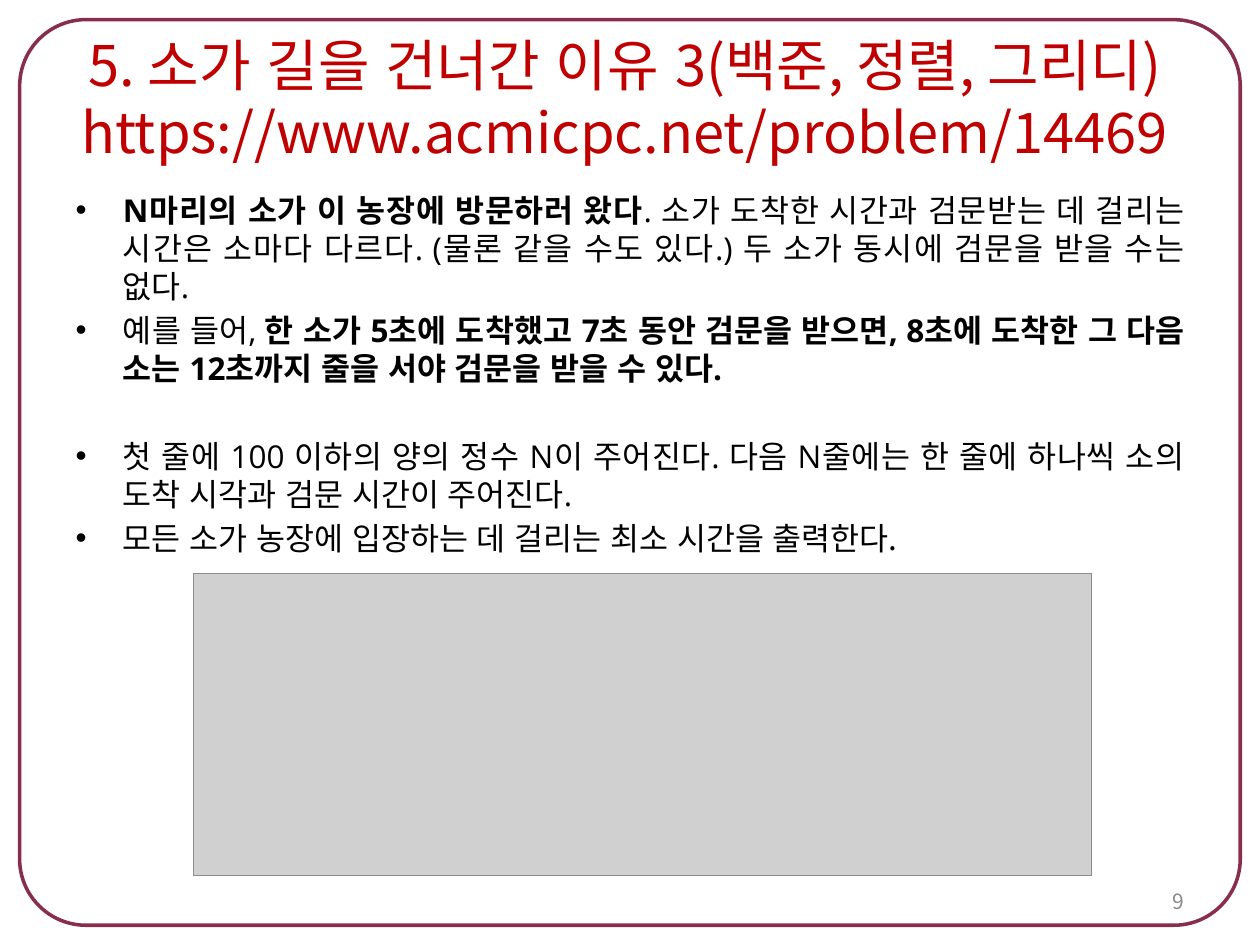
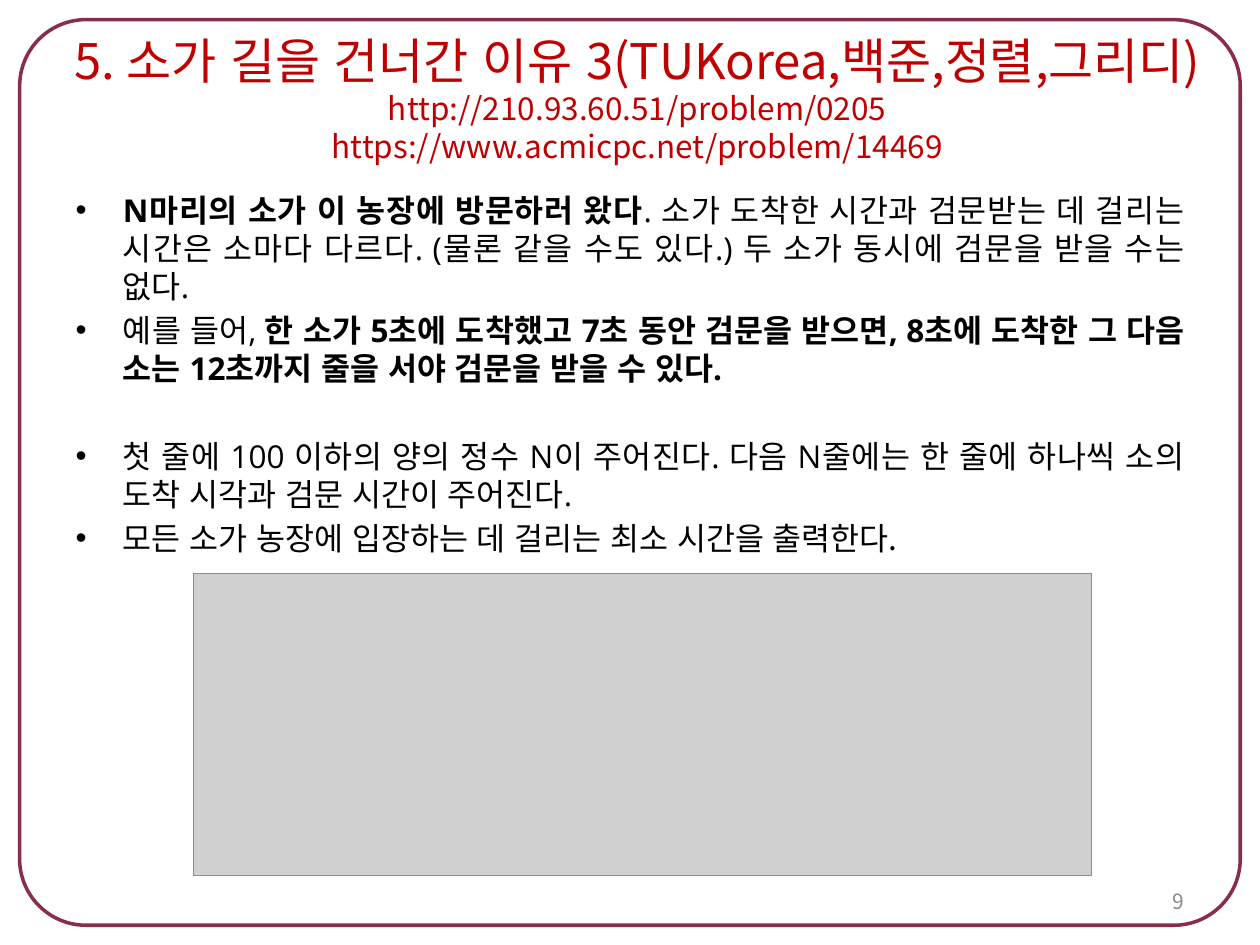
Before and after one commit to chaeeun-dev/CodingTest, a slide deck: slide 9 of 문제해결프로그래밍_숙제/숙제4. 정렬 알고리즘.pptx. Drawn at 1260x945 pixels with LibreOffice and Linux fonts; fonts in the diff are those of the drawing; grey boxes stand for pictures. Boxes give left, top, right and bottom in pixels: in the first picture for what was removed or moved away, otherwise in the second. Text is boxed around its words. In the diff, an @@ line names an element or a change of style, - is before the commit and + after.

```diff
--- a/문제해결프로그래밍_숙제/숙제4. 정렬 알고리즘.pptx
+++ b/문제해결프로그래밍_숙제/숙제4. 정렬 알고리즘.pptx
@@ title at bbox=[75, 38, 1200, 166]: text changed; size 32 to 18 pt @@
-5. 소가 길을 건너간 이유 3(백준, 정렬, 그리디)
-https://www.acmicpc.net/problem/14469
+5. 소가 길을 건너간 이유 3(TUKorea,백준,정렬,그리디)
+http://210.93.60.51/problem/0205
+https://www.acmicpc.net/problem/14469
```
Also in this commit, not shown: 3 other slides changed, 5 other files.
